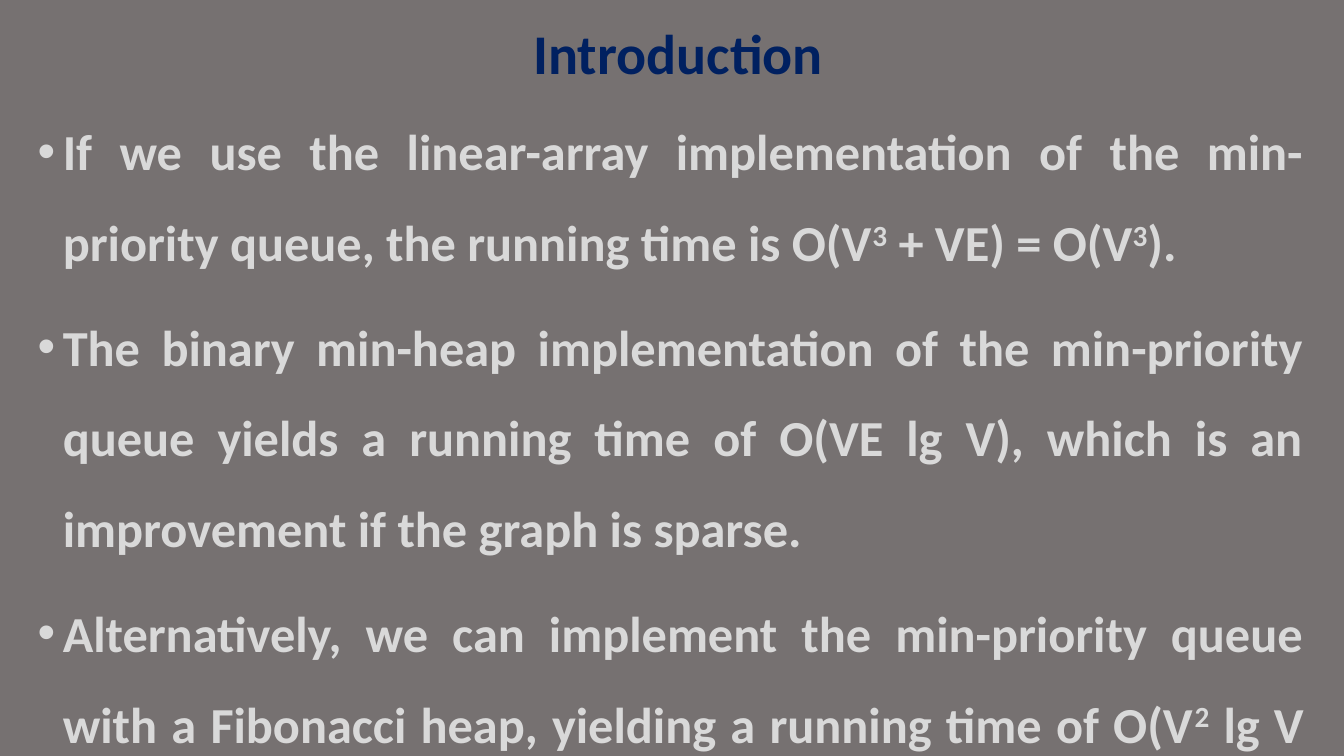
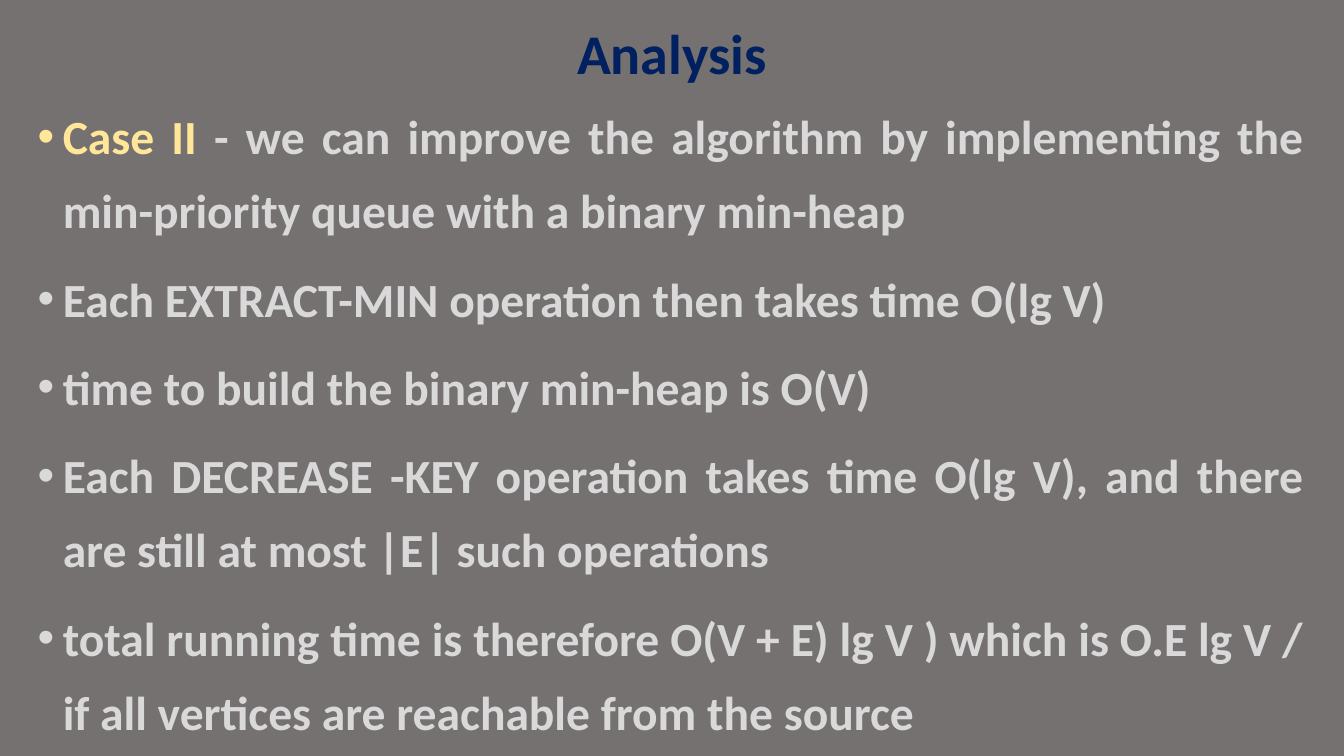
Before and after one commit to janakimeena/Old_Repo_22, a slide deck: slide 23 of Ex11a/dijkstra.pptx (slide 5 before the commit). Drawn at 1344x756 pixels with LibreOffice and Linux fonts; fonts in the diff are those of the drawing. Boxes give left, top, right and bottom in pixels: in the first picture for what was removed or moved away, otherwise in the second. Text is boxed around its words. In the diff, an @@ line names an element or a change of style, - is before the commit and + after.

```diff
--- a/Ex11a/dijkstra.pptx
+++ b/Ex11a/dijkstra.pptx
@@ title at box(577, 35, 767, 83): text changed @@
-Introduction
+Analysis
@@ text at box(63, 120, 1303, 730): text changed; size 36 to 34 pt @@
-• If we use the linear-array implementation of the min-priority queue, the running time is O(V3 + VE) = O(V3).
-• The binary min-heap implementation of the min-priority queue yields a running time of O(VE lg V), which is an improvement if the graph is sparse.
-• Alternatively, we can implement the min-priority queue with a Fibonacci heap, yielding a running time of O(V2 lg V + VE)
+• Case II - we can improve the algorithm by implementing the min-priority queue with a binary min-heap
+• Each EXTRACT-MIN operation then takes time O(lg V)
+• time to build the binary min-heap is O(V)
+• Each DECREASE -KEY operation takes time O(lg V), and there are still at most |E| such operations
+• total running time is therefore O(V + E) lg V ) which is O.E lg V / if all vertices are reachable from the source
```
Also in this commit, not shown: 1 other slide changed, 29 slides added, 2 slides removed, 1 other file.
